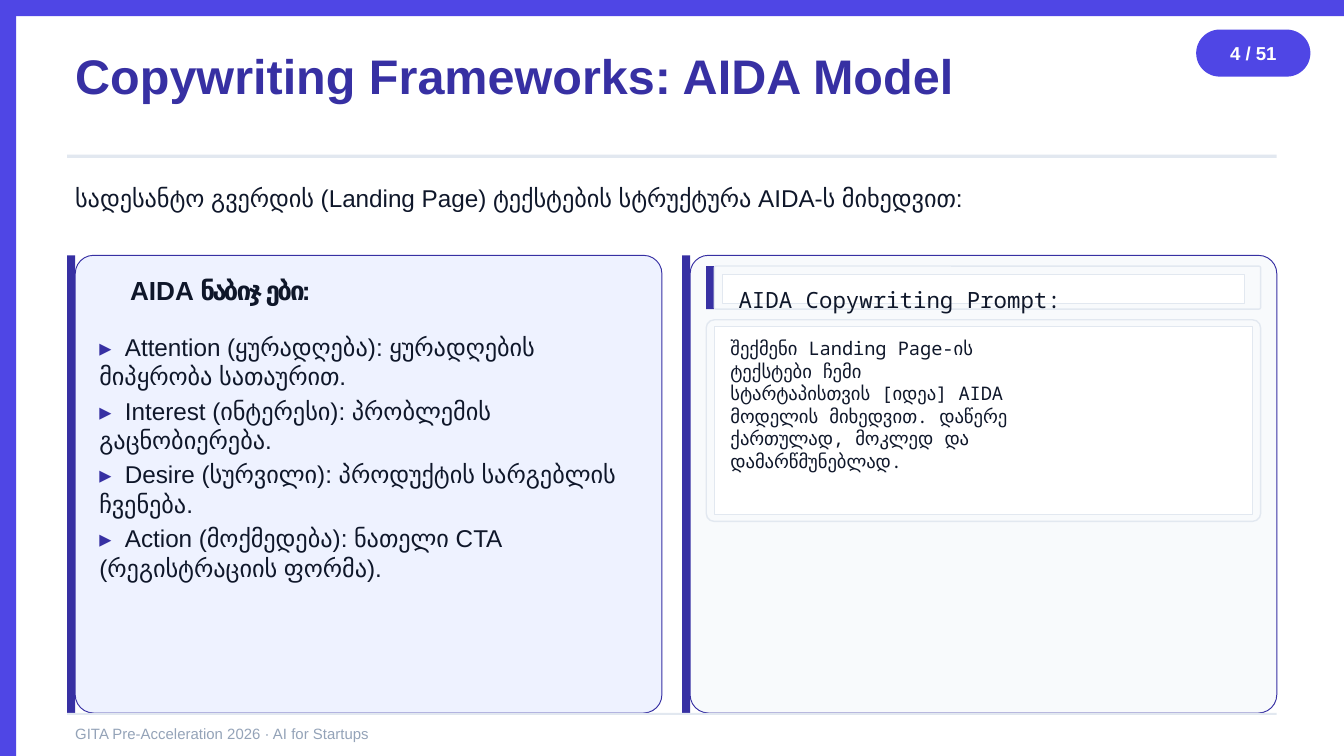
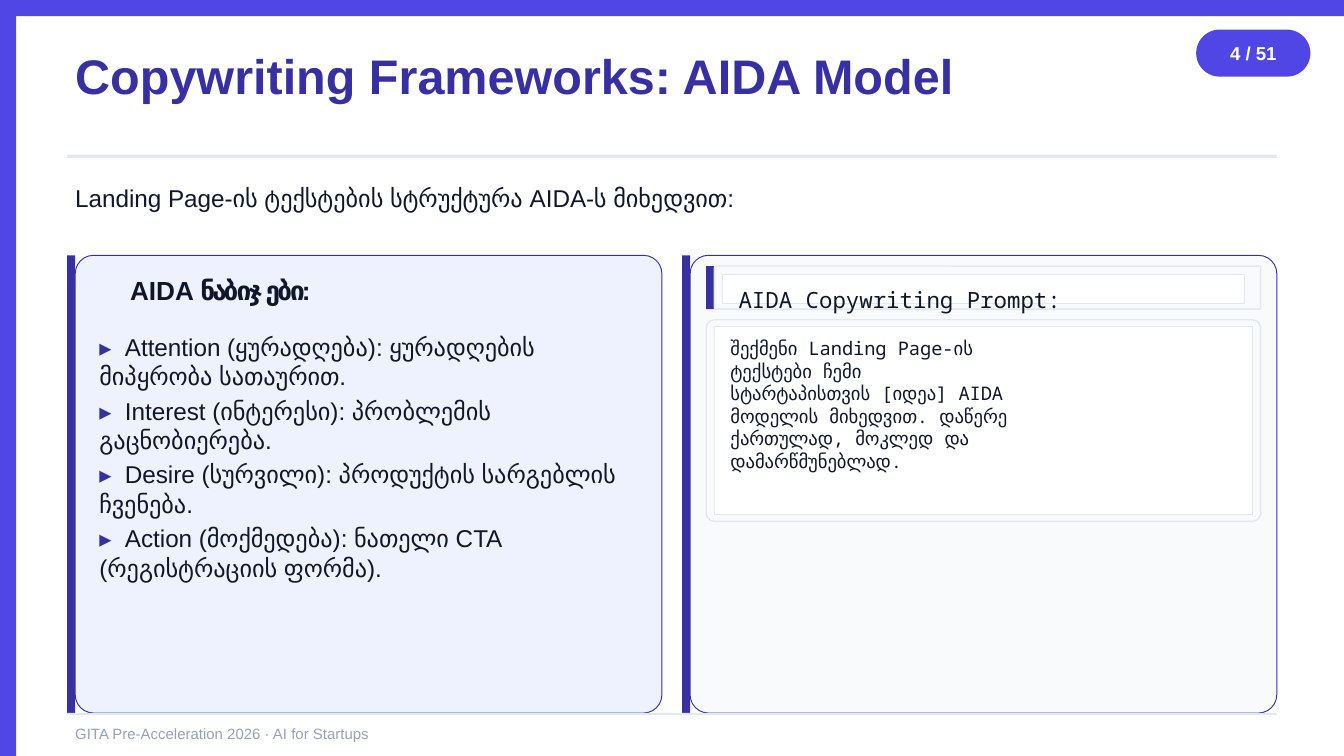
Before and after one commit to basilaia123/ai2026, a slide deck: slide 4 of GITA/Pre-Acceleration/2026-5h-AI-for-Startups/day2-slides.pptx. Drawn at 1344x756 pixels with LibreOffice and Linux fonts; fonts in the diff are those of the drawing. Boxes give left, top, right and bottom in pixels: in the first picture for what was removed or moved away, otherwise in the second. Text is boxed around its words. In the diff, an @@ line names an element or a change of style, - is before the commit and + after.

```diff
--- a/GITA/Pre-Acceleration/2026-5h-AI-for-Startups/day2-slides.pptx
+++ b/GITA/Pre-Acceleration/2026-5h-AI-for-Startups/day2-slides.pptx
@@ text at bbox=[75, 187, 727, 213]: text changed @@
-სადესანტო გვერდის (Landing Page) ტექსტების სტრუქტურა AIDA-ს მიხედვით:
+Landing Page-ის ტექსტების სტრუქტურა AIDA-ს მიხედვით:
```
Also in this commit, not shown: 1 other slide changed, 9 other files.
